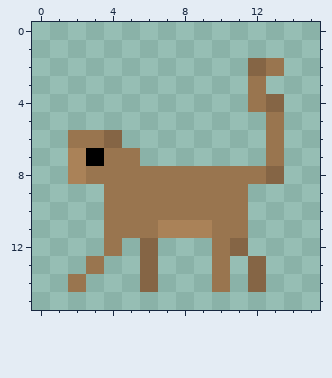
Pixel-art sprite: app/static/animal_icon/monkey.png. The first picture shows the starting point.
The file is 64x64 pixels, drawn in blocks of 4x4; one block is one cell here.
After the commit:
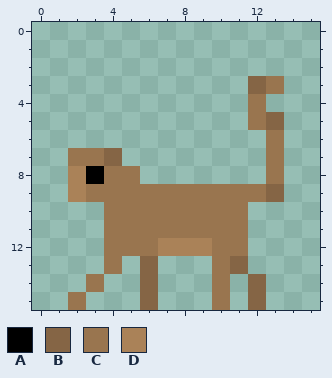
Palette (. is transparent): A #000000  B #856545  C #99754f  D #aa8258
The edit:
The author changed colour C to colour A in row 8 at x 3.
Colour B now appears in row 9 at x 13; in row 13 at x 11; in row 15 at x 6 and 12.
The author changed colour C to colour B in row 3 at x 12; in row 5 at x 13; in row 7 at x 4.
Colour C now appears in row 3 at x 13; in row 5 at x 12; in row 9 at x 3 and 12; in row 12 at x 5; in row 13 at x 4; in row 14 at x 3.
Colour C now appears in row 15 at x 2 and 10.
The author changed colour A to colour C in row 7 at x 3.
The author changed colour B to colour C in row 8 at x 13; in row 12 at x 6 and 11.
The author changed colour D to colour C in row 7 at x 2; in row 11 at x 7 to 9.
Colour D now appears in row 9 at x 2; in row 12 at x 7 to 9.
Colour B is gone in row 2 at x 12; in row 4 at x 13; in row 6 at x 4; in row 13 at x 12.
Colour C is gone in row 2 at x 13; in row 6 at x 2 to 3; in row 7 at x 5; in row 8 at x 6 to 12; in row 13 at x 3; in row 14 at x 2.
Pixel boxes of the changes (left, top, right, bottom) in both pictures:
changed: (68, 58, 284, 310)
